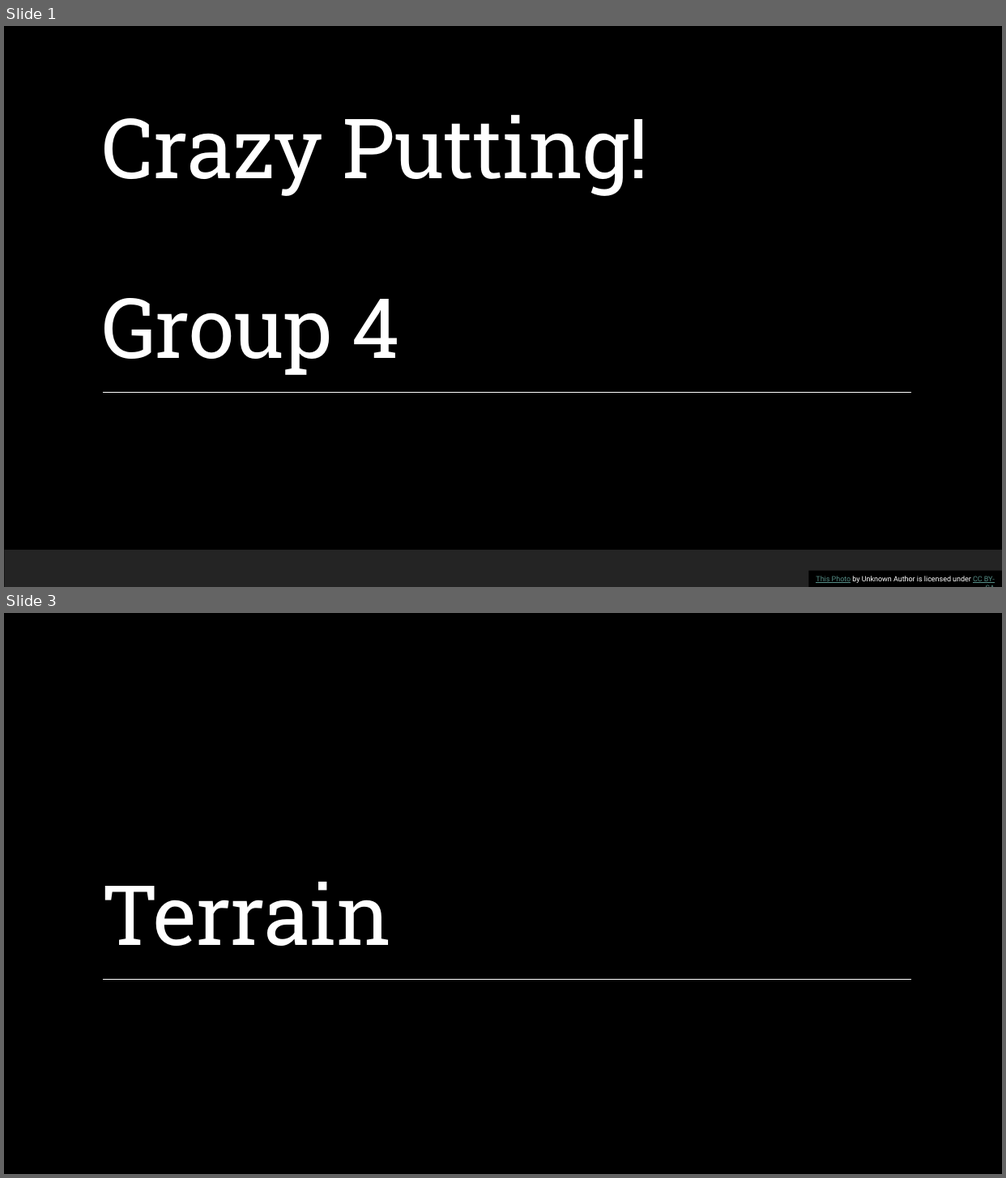
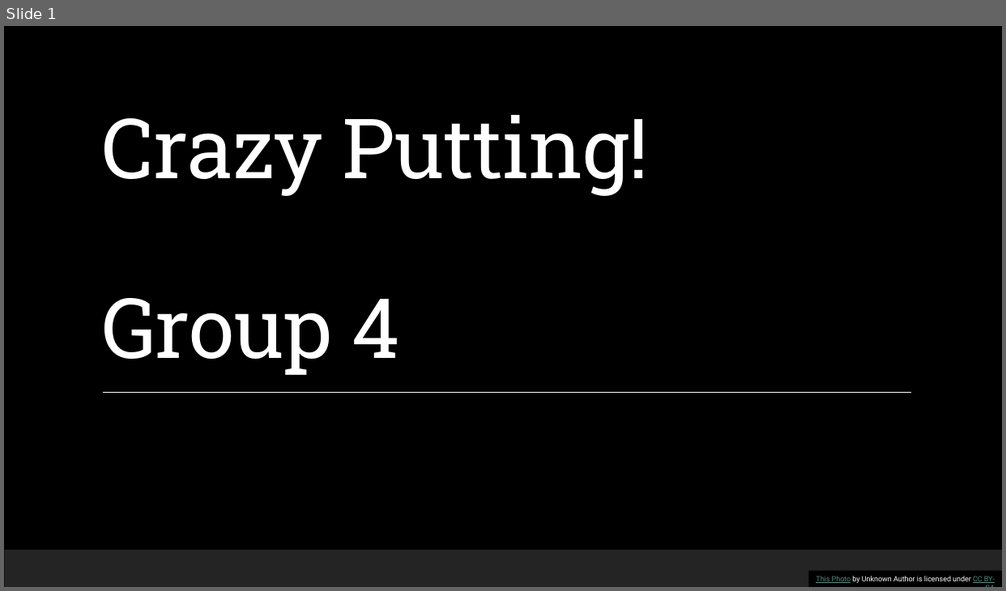
Before and after one commit to renesteeman/Project1-2_Group4, a slide deck: Crazy Putting Presentation.pptx. Shown one above the other, each under a label of ours: slides 1 and 3 before the commit, slide 1 after it; the slides between them are not shown. The pictures are 1006x1178 and 1006x591 pixels, drawn with LibreOffice and Linux fonts; fonts in the diff are those of the drawing; background and template pictures are left out; a plain dark background stands for a picture behind light text. Boxes give left, top, right and bottom in pixels: in the first picture for what was removed or moved away, otherwise in the second. Text is boxed around its words. In the diff, an @@ line names an element or a change of style, - is before the commit and + after.

```diff
--- a/Crazy Putting Presentation.pptx
+++ b/Crazy Putting Presentation.pptx
@@ slide 3 removed at (4,613,1002,1174), background picture (left out) @@
@@ rectangle removed at (4,613,1002,1174) @@
@@ rectangle removed at (4,794,1002,1053) @@
@@ title removed at (101,881,391,946) @@
-Terrain
@@ line removed from (103, 979) to (911, 979) @@
@@ rectangle removed at (4,1137,1002,1174) @@
@@ rectangle removed at (4,1137,1002,1174) @@
```
Also in this commit, not shown: 1 slide changed, 5 slides added, 2 other slides removed.
